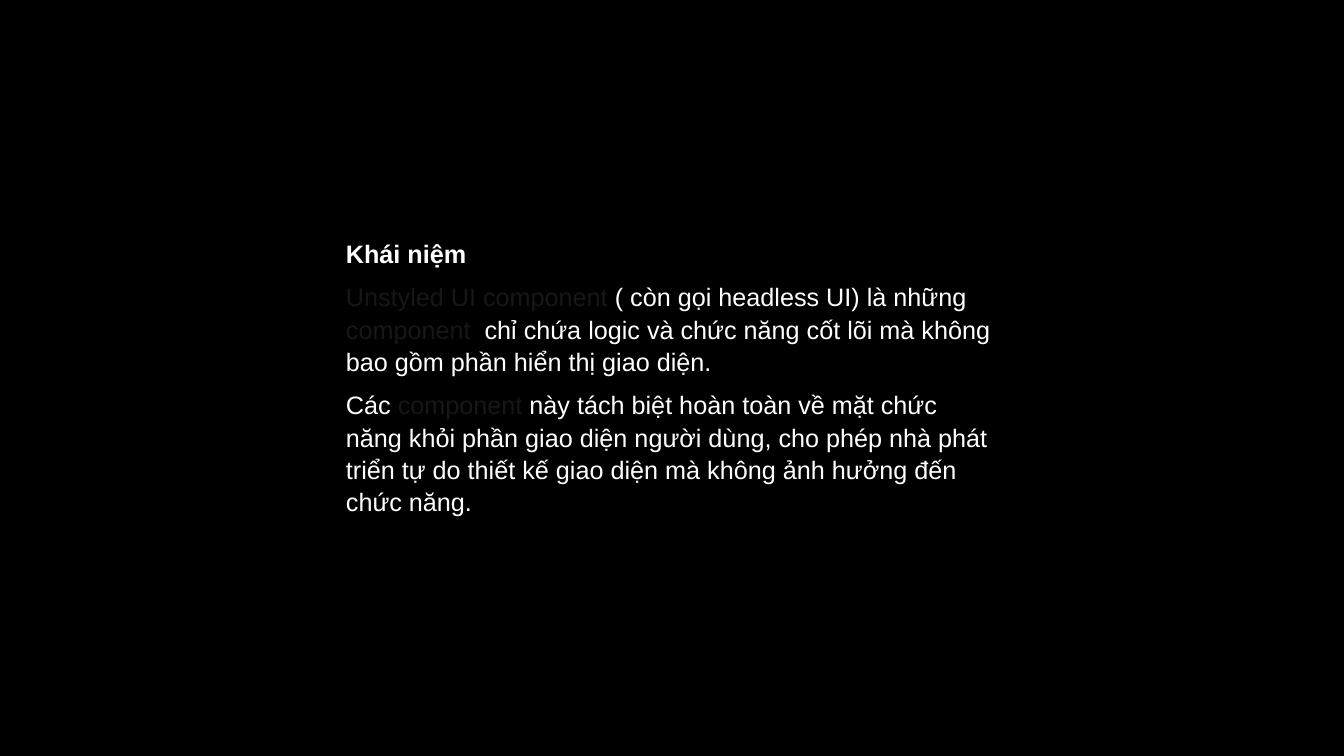
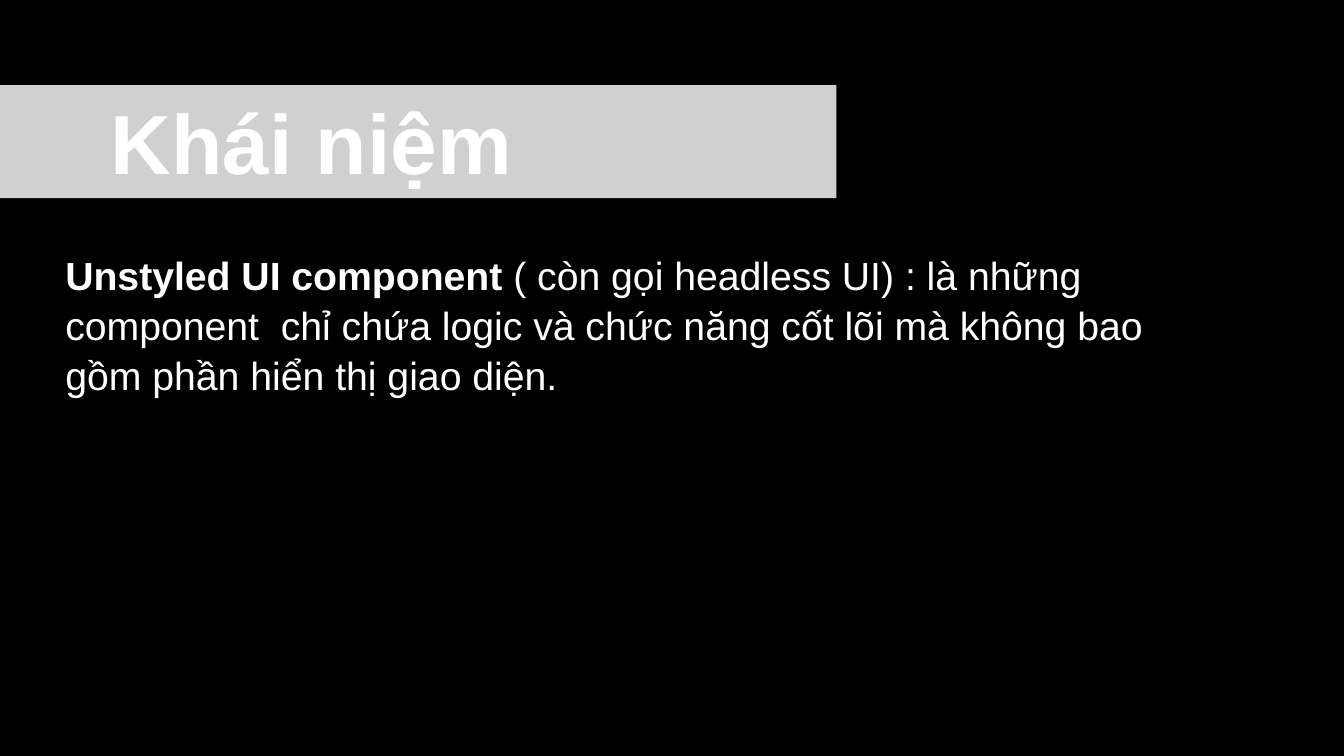
Before and after one commit to lanhanh259/unstyled-ui, a slide deck: slide 2 of unstyled component.pptx (slide 3 before the commit). Drawn at 1344x756 pixels with LibreOffice and Linux fonts; fonts in the diff are those of the drawing; grey boxes stand for pictures. Boxes give left, top, right and bottom in pixels: in the first picture for what was removed or moved away, otherwise in the second. Text is boxed around its words. In the diff, an @@ line names an element or a change of style, - is before the commit and + after.

```diff
--- a/unstyled component.pptx
+++ b/unstyled component.pptx
@@ picture added at box(0, 85, 837, 198), 60 pt, text #FFFFFF, bold @@
+Khái niệm
@@ text at box(65, 261, 1142, 398): text changed; size 18 to 28 pt @@
-Khái niệm
-Unstyled UI component ( còn gọi headless UI) là những component chỉ chứa logic và chức năng cốt lõi mà không bao gồm phần hiển thị giao diện.
-Các component này tách biệt hoàn toàn về mặt chức năng khỏi phần giao diện người dùng, cho phép nhà phát triển tự do thiết kế giao diện mà không ảnh hưởng đến chức năng.
+Unstyled UI component ( còn gọi headless UI) : là những component chỉ chứa logic và chức năng cốt lõi mà không bao gồm phần hiển thị giao diện.
```
Also in this commit, not shown: 7 other slides changed, 1 slide removed.
